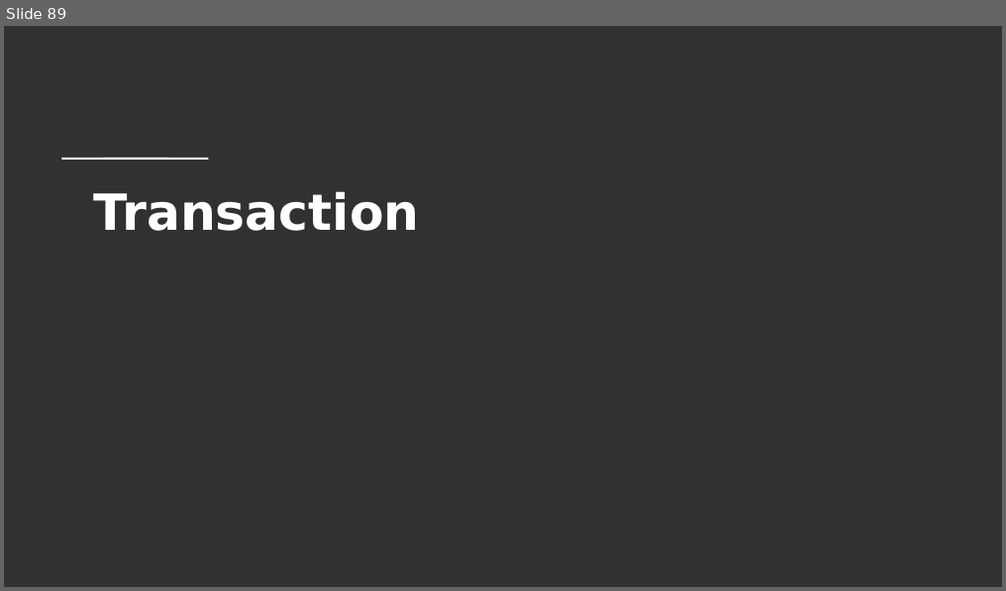
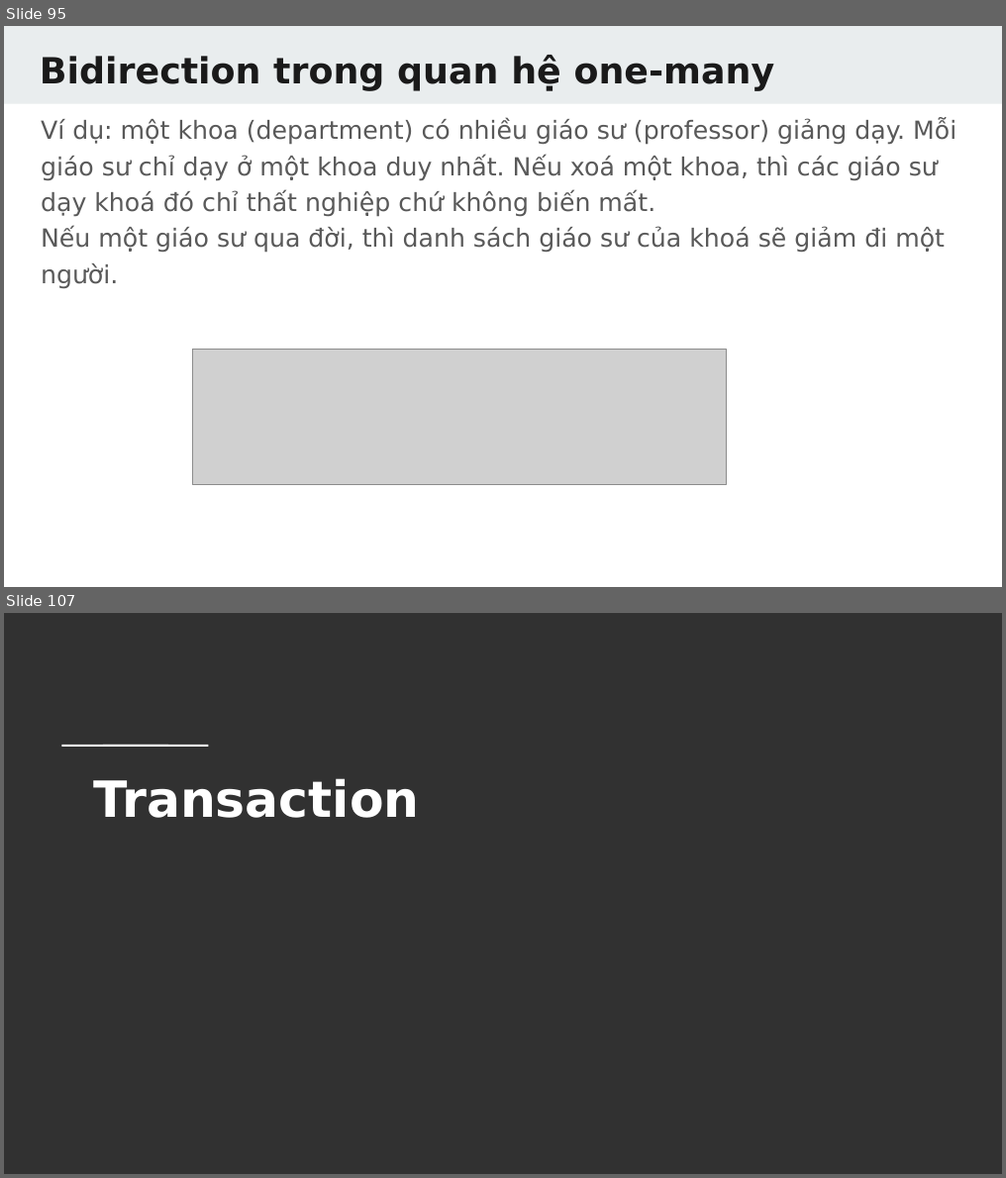
Before and after one commit to TechMaster/springboot2, a slide deck: 14 JPA/JPA.pptx. Shown one above the other, each under a label of ours: slide 89 before the commit, slides 95 and 107 after it; the slides between them are not shown. The pictures are 1006x591 and 1006x1178 pixels, drawn with LibreOffice and Linux fonts; fonts in the diff are those of the drawing; grey boxes stand for pictures; background and template pictures are left out. Boxes give left, top, right and bottom in pixels: in the first picture for what was removed or moved away, otherwise in the second. Text is boxed around its words. In the diff, an @@ line names an element or a change of style, - is before the commit and + after.

```diff
--- a/14 JPA/JPA.pptx
+++ b/14 JPA/JPA.pptx
@@ slide 95 added at [4, 26, 1002, 587], background #FFFFFF @@
@@ rectangle added at [4, 26, 1002, 104], fill #E9EDEE @@
@@ title added at [40, 55, 775, 90], 26 pt, text #1A1A1A, bold @@
+Bidirection trong quan hệ one-many
@@ text added at [41, 119, 956, 288], 18 pt, text #595959 @@
+Ví dụ: một khoa (department) có nhiều giáo sư (professor) giảng dạy. Mỗi giáo sư chỉ dạy ở một khoa duy nhất. Nếu xoá một khoa, thì các giáo sư dạy khoá đó chỉ thất nghiệp chứ không biến mất.
+Nếu một giáo sư qua đời, thì danh sách giáo sư của khoá sẽ giảm đi một người.
@@ picture added at [193, 350, 727, 485] @@
@@ what was slide 89 is now slide 107 @@
```
Also in this commit, not shown: 3 slides changed, 19 other slides added, 2 slides removed, 12 other files.
